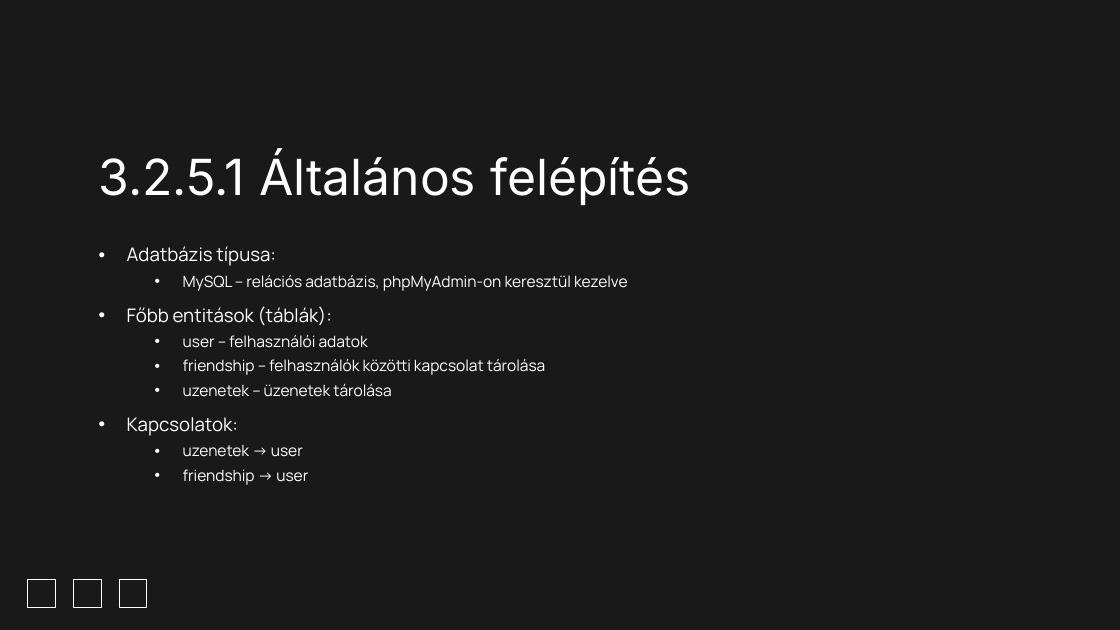
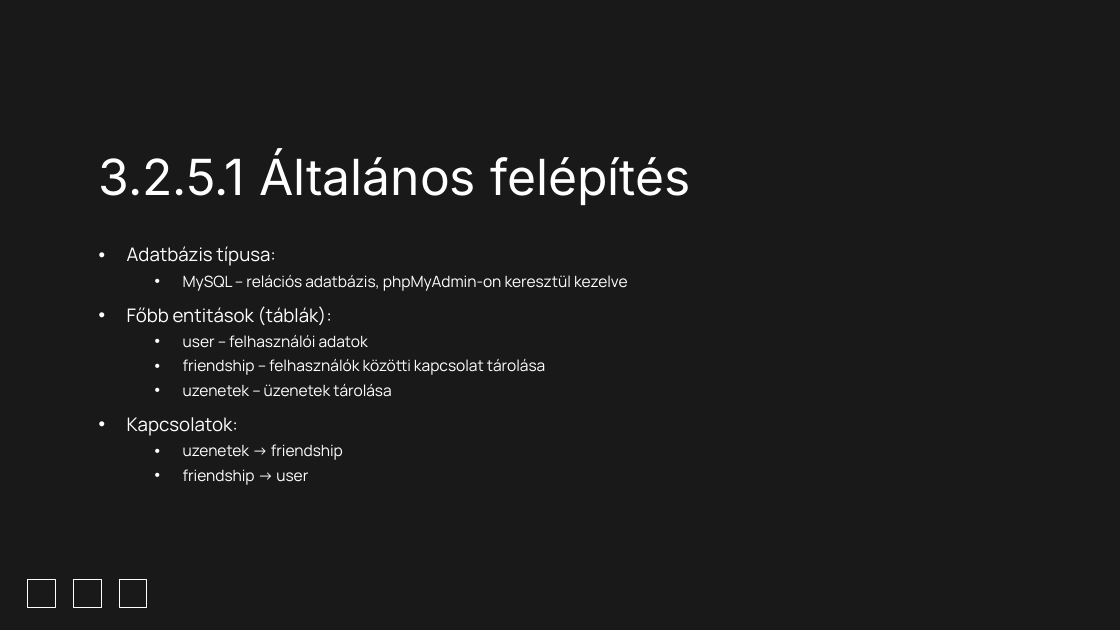
Before and after one commit to Dominik488/ViszgaRemek, a slide deck: slide 49 of documentation 2.pptx. Drawn at 1120x630 pixels with LibreOffice and Linux fonts; fonts in the diff are those of the drawing; background and template pictures are left out. Boxes give left, top, right and bottom in pixels: in the first picture for what was removed or moved away, otherwise in the second. Text is boxed around its words. In the diff, an @@ line names an element or a change of style, - is before the commit and + after.

```diff
--- a/documentation 2.pptx
+++ b/documentation 2.pptx
@@ subtitle at bbox=[183, 444, 343, 460]: text changed @@
-  • uzenetek -> user
+  • uzenetek -> friendship
```
Also in this commit, not shown: 12 other slides changed, 1 slide removed.
